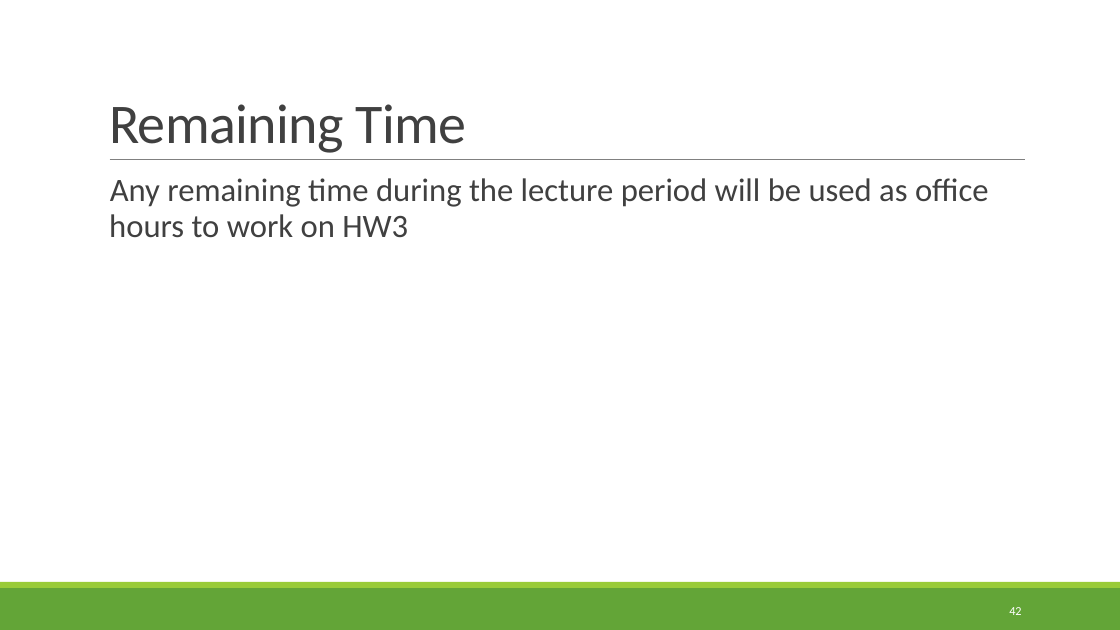
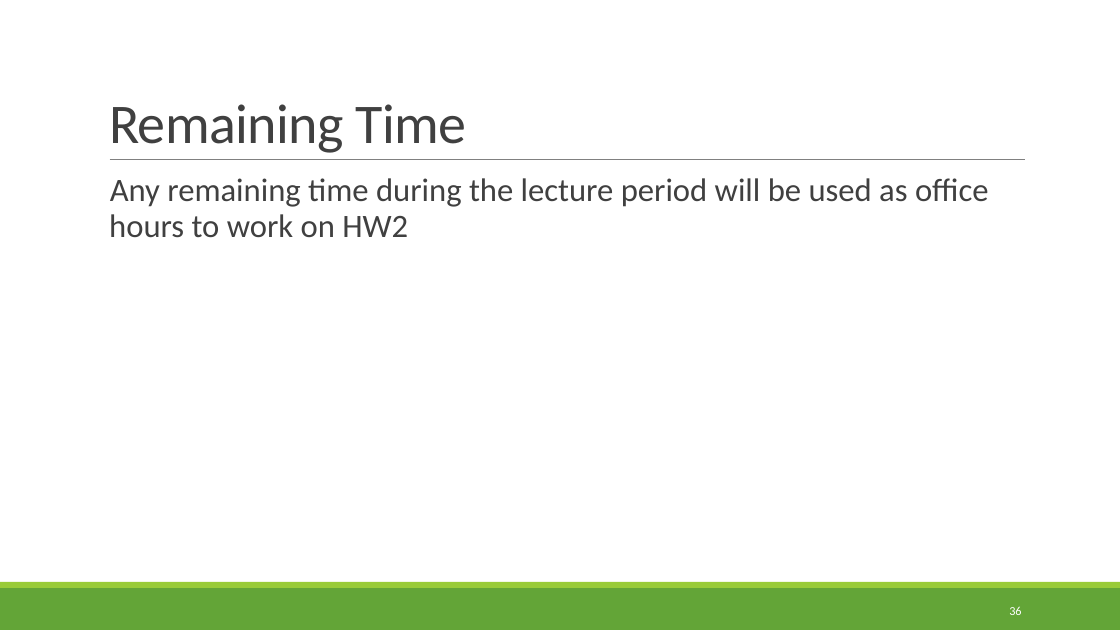
Before and after one commit to rbohrer/pl-course, a slide deck: slide 36 of LectureSlides/0708Evaluators.pptx (slide 42 before the commit). Drawn at 1120x630 pixels with LibreOffice and Linux fonts; fonts in the diff are those of the drawing. Boxes give left, top, right and bottom in pixels: in the first picture for what was removed or moved away, otherwise in the second. Text is boxed around its words. In the diff, an @@ line names an element or a change of style, - is before the commit and + after.

```diff
--- a/LectureSlides/0708Evaluators.pptx
+++ b/LectureSlides/0708Evaluators.pptx
@@ text at (x1=109, y1=178, x2=989, y2=238): text changed @@
-  Any remaining time during the lecture period will be used as office hours to work on HW3
+  Any remaining time during the lecture period will be used as office hours to work on HW2
@@ page number at (x1=1009, y1=606, x2=1021, y2=615): text changed @@
-42
+36
```
Also in this commit, not shown: 2 other slides changed, 6 slides removed.
